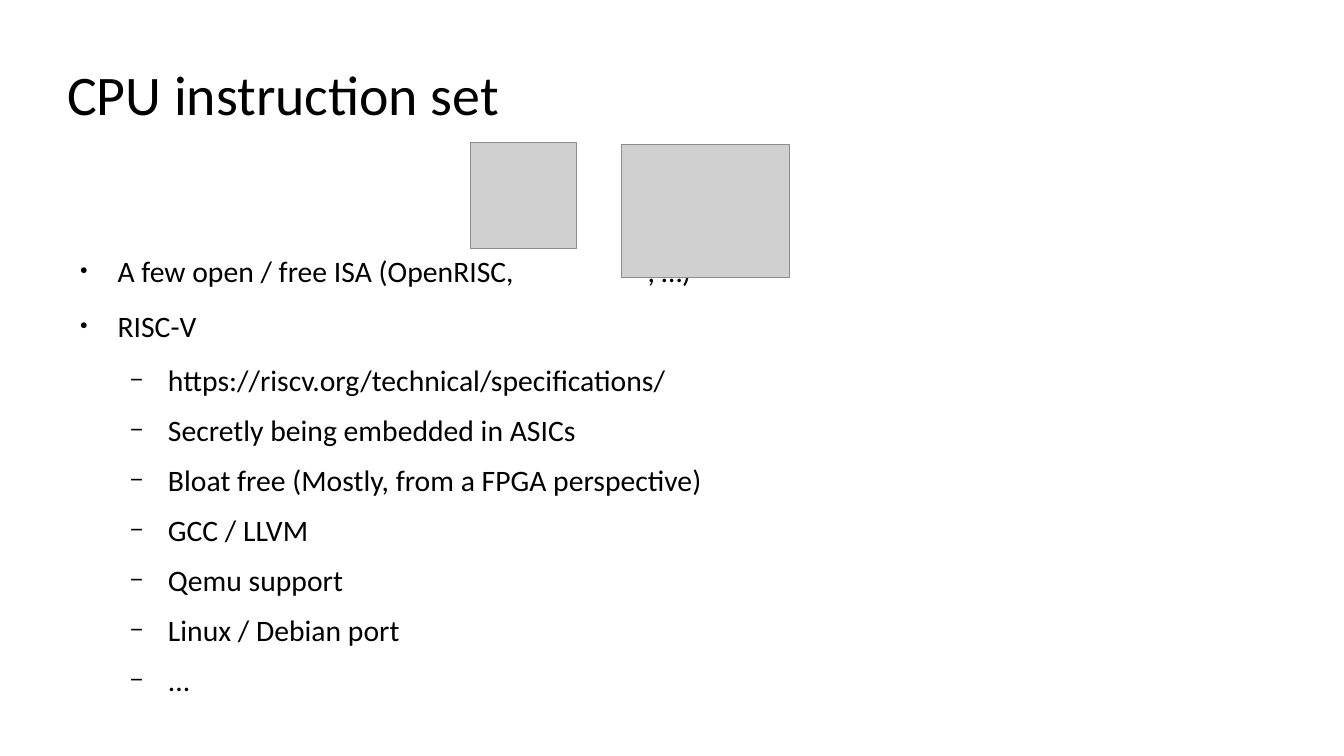
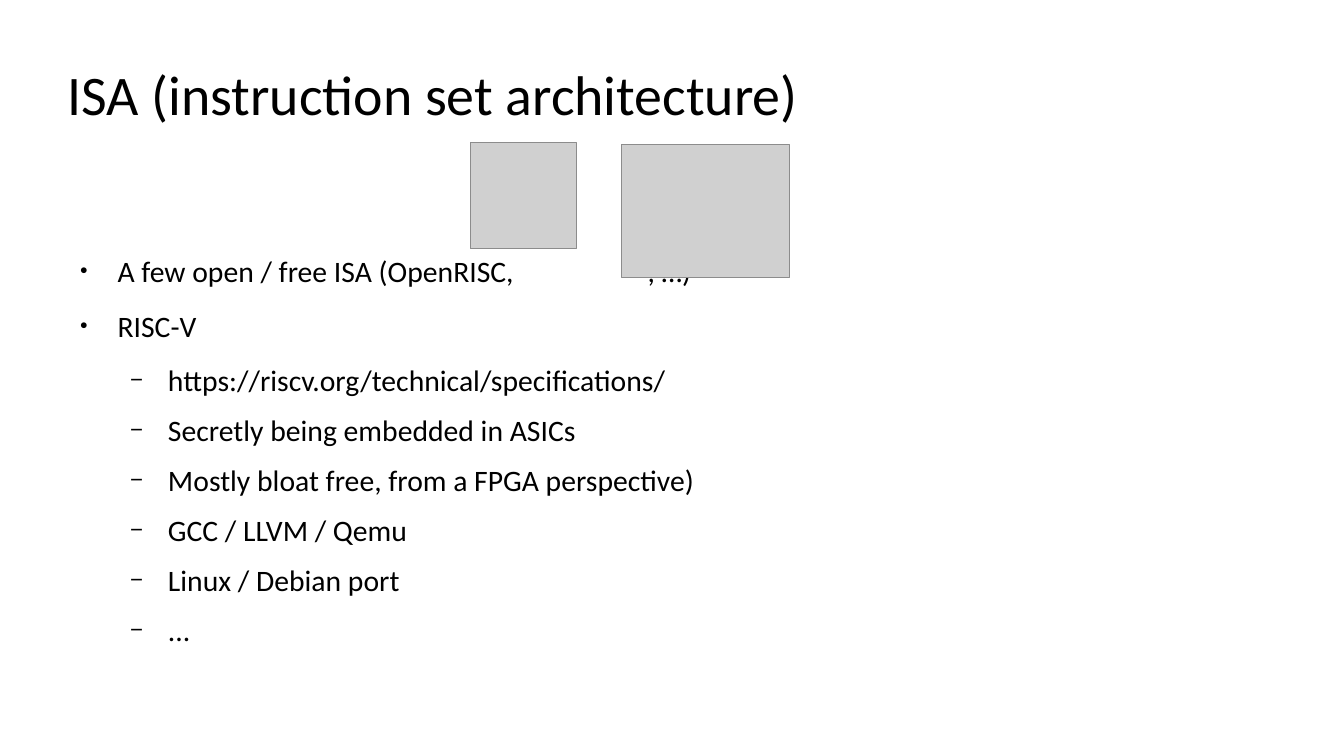
Before and after one commit to SpinalHDL/SpinalDoc, a slide deck: slide 11 of presentation/en/37c3_271223/37c3_271223.odp (slide 7 before the commit). Drawn at 1344x756 pixels with LibreOffice and Linux fonts; fonts in the diff are those of the drawing; grey boxes stand for pictures. Boxes give left, top, right and bottom in pixels: in the first picture for what was removed or moved away, otherwise in the second. Text is boxed around its words. In the diff, an @@ line names an element or a change of style, - is before the commit and + after.

```diff
--- a/presentation/en/37c3_271223/37c3_271223.odp
+++ b/presentation/en/37c3_271223/37c3_271223.odp
@@ title at bbox=[67, 74, 798, 123]: text changed @@
-CPU instruction set
+ISA (instruction set architecture)
@@ text at bbox=[168, 469, 694, 545]: text changed @@
-  − Bloat free (Mostly, from a FPGA perspective)
-  − GCC / LLVM
-  − Qemu support
+  − Mostly bloat free, from a FPGA perspective)
+  − GCC / LLVM / Qemu
```
Also in this commit, not shown: 5 other slides changed, 5 slides added, 2 other files.
